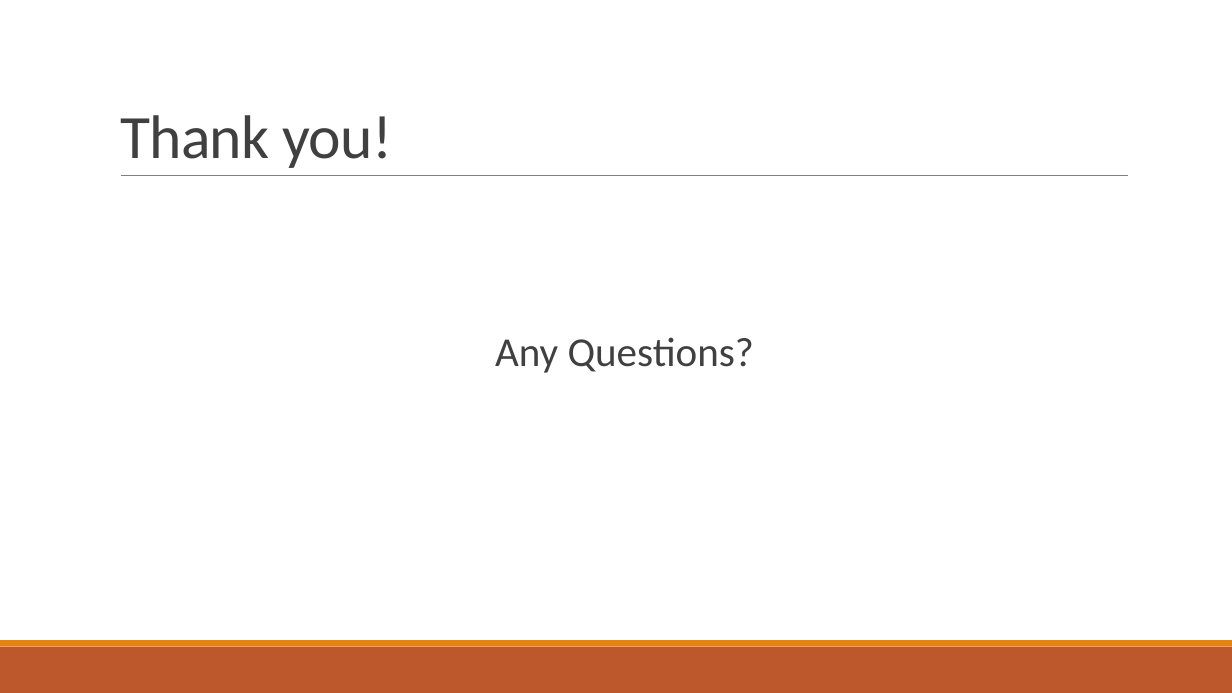
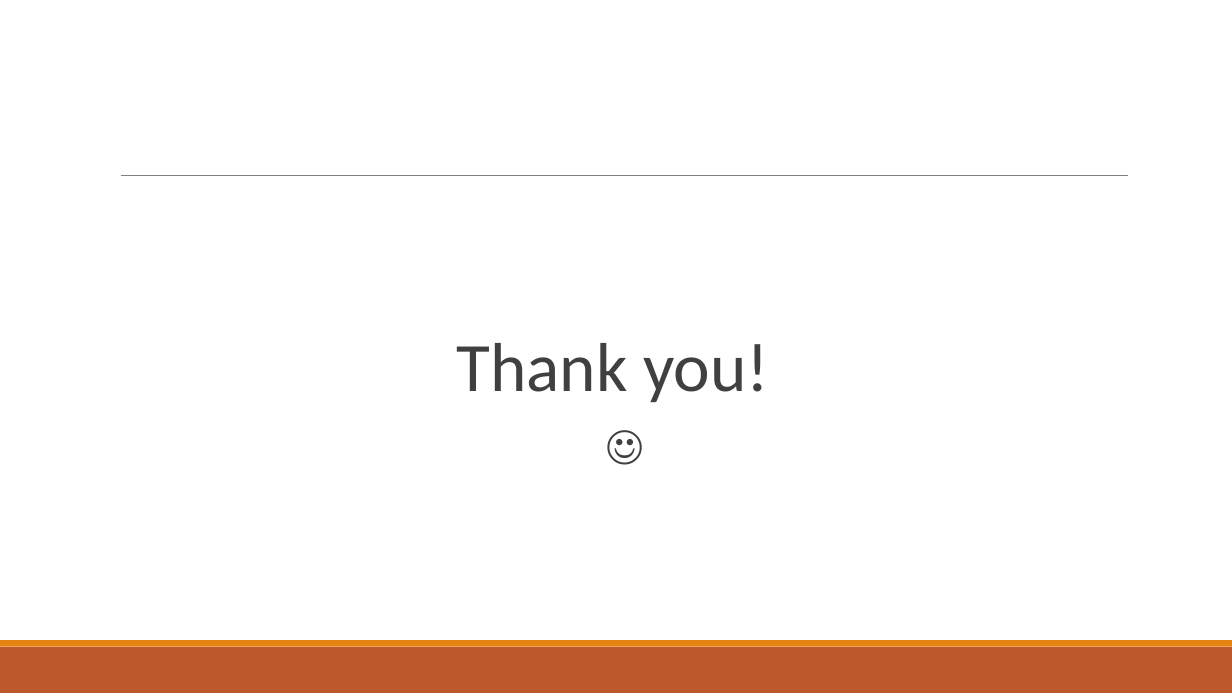
Before and after one commit to AlfredMtz/Springboard, a slide deck: slide 15 of Ames_project/Slide_deck.pptx (slide 22 before the commit). Drawn at 1232x693 pixels with LibreOffice and Linux fonts; fonts in the diff are those of the drawing. Boxes give left, top, right and bottom in pixels: in the first picture for what was removed or moved away, otherwise in the second. Text is boxed around its words. In the diff, an @@ line names an element or a change of style, - is before the commit and + after.

```diff
--- a/Ames_project/Slide_deck.pptx
+++ b/Ames_project/Slide_deck.pptx
@@ text at (457, 343, 769, 402): paragraph added @@
+  ☺
@@ text "Thank you!": place and size @@
-text "Thank you!" at (120, 115, 392, 168)
+text "Thank you!" at (457, 343, 769, 402)
@@ text "Thank you!" at (457, 343, 769, 402): vertical alignment bottom to top @@
@@ text at (457, 343, 769, 402): size 48 to 54 pt, letter spacing -0.5 to 0 pt; alignment left to centre; bullet none to  ; line spacing 0.85 to 0.9; more space between paragraphs @@
@@ text removed at (495, 337, 754, 373) @@
-  Any Questions?
```
Also in this commit, not shown: 4 other slides changed, 7 slides added, 14 slides removed.
